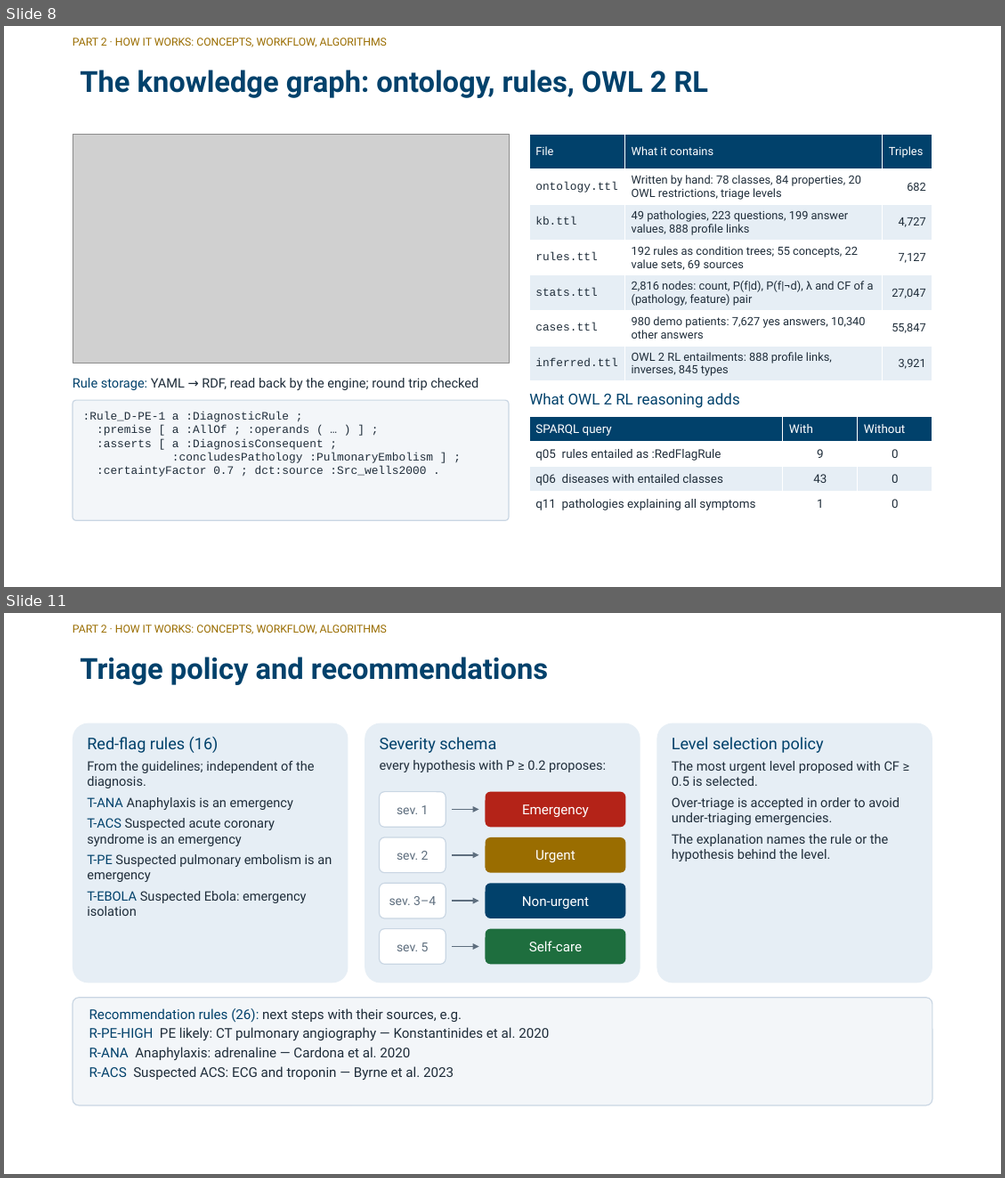
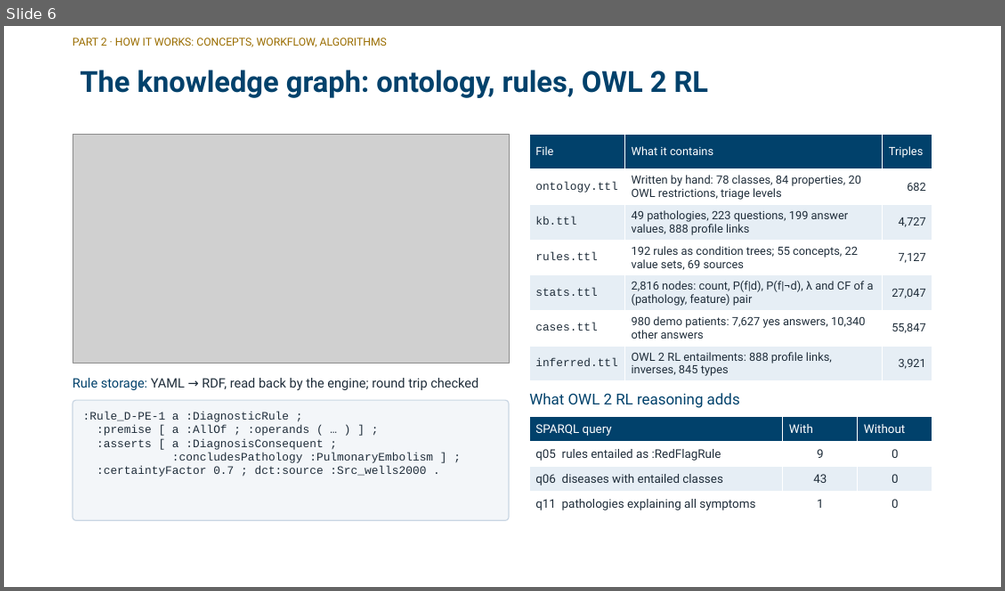
Before and after one commit to zidanarsyad/ddx-expert-system, a slide deck: docs/slides.pptx. Shown one above the other, each under a label of ours: slides 8 and 11 before the commit, slide 6 after it; the slides between them are not shown. The pictures are 1005x1178 and 1005x591 pixels, drawn with LibreOffice and Linux fonts; fonts in the diff are those of the drawing; grey boxes stand for pictures; background and template pictures are left out. Boxes give left, top, right and bottom in pixels: in the first picture for what was removed or moved away, otherwise in the second. Text is boxed around its words. In the diff, an @@ line names an element or a change of style, - is before the commit and + after.

```diff
--- a/docs/slides.pptx
+++ b/docs/slides.pptx
@@ slide 11 removed at box(4, 613, 1001, 1174), background picture (left out) @@
@@ text removed at box(73, 625, 387, 634) @@
-PART 2 · HOW IT WORKS: CONCEPTS, WORKFLOW, ALGORITHMS
@@ title removed at box(80, 657, 548, 685) @@
-Triage policy and recommendations
@@ rounded rectangle removed at box(73, 723, 348, 982) @@
@@ text removed at box(87, 736, 332, 916) @@
-Red-flag rules (16)
-From the guidelines; independent of the diagnosis.
-T-ANA Anaphylaxis is an emergency
-T-ACS Suspected acute coronary syndrome is an emergency
-T-PE Suspected pulmonary embolism is an emergency
-T-EBOLA Suspected Ebola: emergency isolation
@@ rounded rectangle removed at box(364, 723, 640, 982) @@
@@ text removed at box(380, 737, 606, 772) @@
-Severity schema
-every hypothesis with P ≥ 0.2 proposes:
@@ rounded rectangle removed at box(657, 723, 933, 982) @@
@@ text removed at box(672, 737, 900, 861) @@
-Level selection policy
-The most urgent level proposed with CF ≥ 0.5 is selected.
-Over-triage is accepted in order to avoid under-triaging emergencies.
-The explanation names the rule or the hypothesis behind the level.
@@ rounded rectangle removed at box(380, 792, 446, 827) @@
@@ rounded rectangle removed at box(485, 792, 626, 827) @@
@@ text removed at box(396, 805, 429, 814) @@
-sev. 1
@@ arrow removed from (452, 809) to (479, 809) @@
@@ text removed at box(522, 804, 589, 817) @@
-Emergency
@@ rounded rectangle removed at box(380, 837, 446, 873) @@
@@ text removed at box(396, 851, 429, 860) @@
-sev. 2
@@ rounded rectangle removed at box(485, 837, 626, 873) @@
@@ text removed at box(535, 850, 575, 862) @@
-Urgent
@@ arrow removed from (452, 855) to (479, 855) @@
@@ rounded rectangle removed at box(380, 883, 446, 918) @@
@@ text removed at box(389, 896, 436, 905) @@
-sev. 3–4
@@ arrow removed from (452, 900) to (479, 900) @@
@@ rounded rectangle removed at box(485, 883, 626, 918) @@
@@ text removed at box(522, 896, 589, 908) @@
-Non-urgent
@@ rounded rectangle removed at box(380, 929, 446, 964) @@
@@ rounded rectangle removed at box(485, 929, 626, 964) @@
@@ text removed at box(396, 942, 429, 951) @@
-sev. 5
@@ arrow removed from (452, 947) to (479, 947) @@
@@ text removed at box(529, 941, 582, 951) @@
-Self-care
@@ rounded rectangle removed at box(73, 997, 933, 1105) @@
@@ text removed at box(89, 1008, 549, 1080) @@
-Recommendation rules (26): next steps with their sources, e.g.
-R-PE-HIGH PE likely: CT pulmonary angiography — Konstantinides et al. 2020
-R-ANA Anaphylaxis: adrenaline — Cardona et al. 2020
-R-ACS Suspected ACS: ECG and troponin — Byrne et al. 2023
@@ what was slide 8 is now slide 6 @@
```
Also in this commit, not shown: 10 slides changed, 8 other slides removed, 12 other files.
